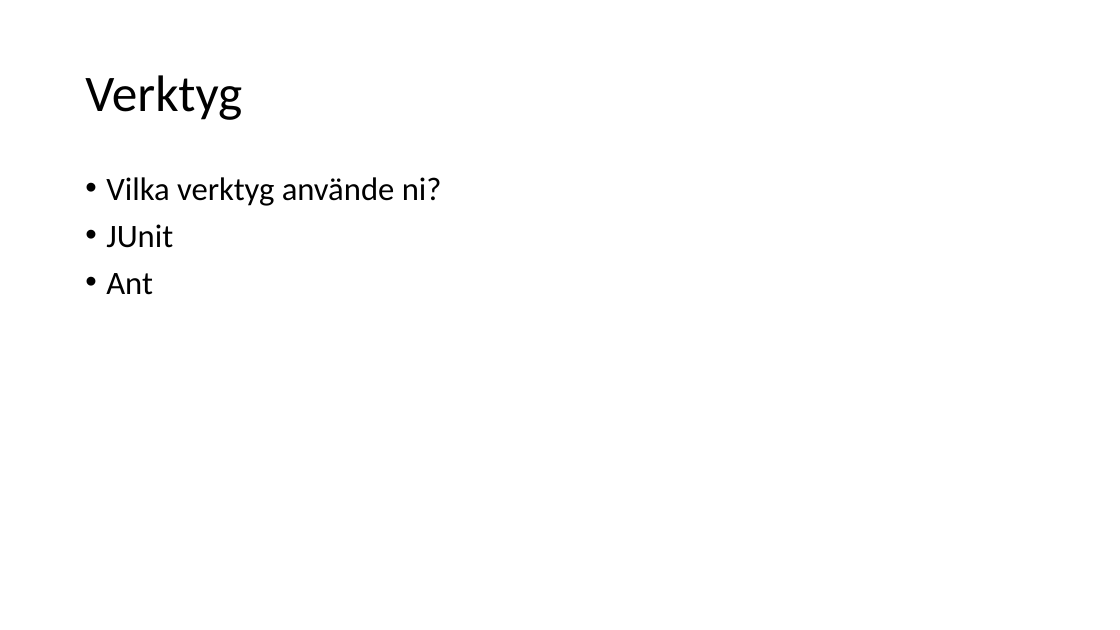
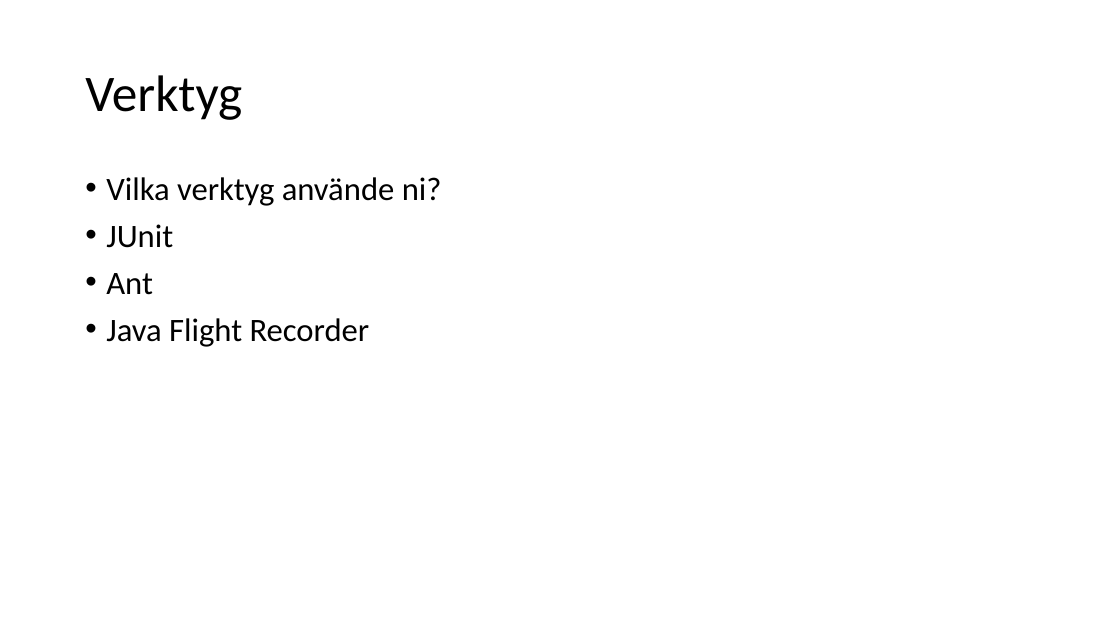
Before and after one commit to knopp10000/Inte_Roligt, a slide deck: slide 2 of slutredovisning.pptx. Drawn at 1120x630 pixels with LibreOffice and Linux fonts; fonts in the diff are those of the drawing. Boxes give left, top, right and bottom in pixels: in the first picture for what was removed or moved away, otherwise in the second. Text is boxed around its words. In the diff, an @@ line names an element or a change of style, - is before the commit and + after.

Commit message:
added tool to the list

```diff
--- a/slutredovisning.pptx
+++ b/slutredovisning.pptx
@@ text at (x1=106, y1=318, x2=370, y2=347): paragraph added @@
+• Java Flight Recorder
```
